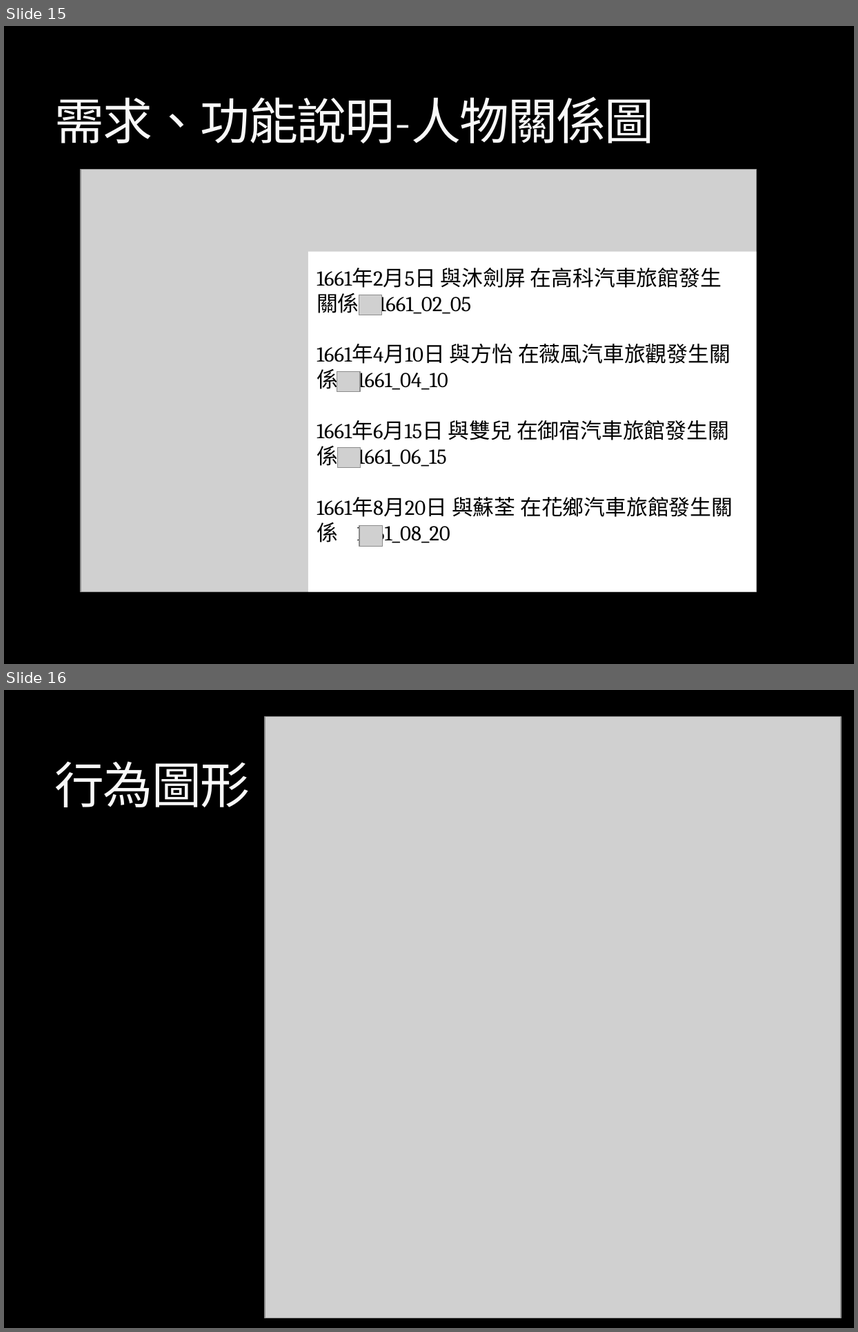
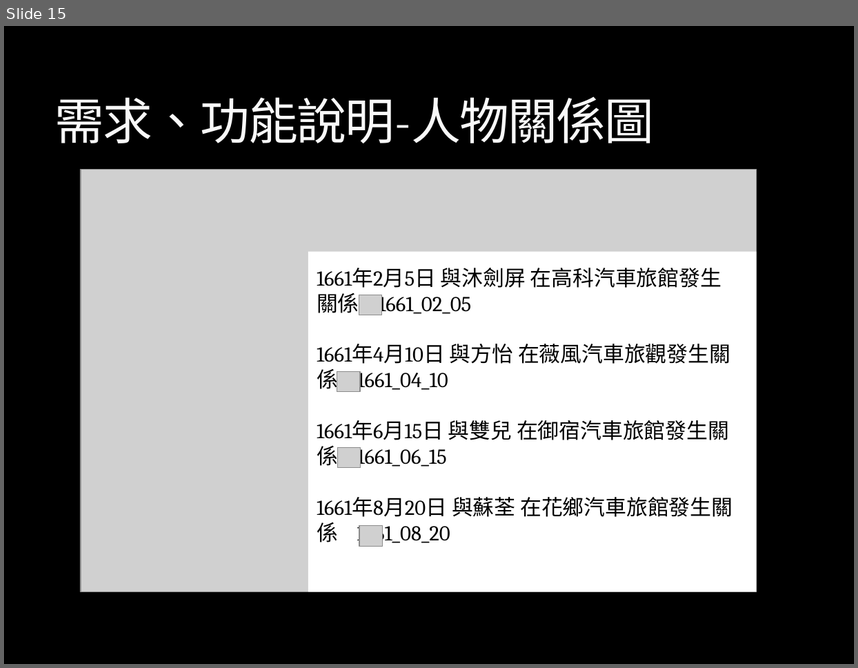
Before and after one commit to Banana-Huang/107_SE_Team11, a slide deck: team11_proposal.pptx. Shown one above the other, each under a label of ours: slides 15 and 16 before the commit, slide 15 after it. The pictures are 858x1332 and 858x668 pixels, drawn with LibreOffice and Linux fonts; fonts in the diff are those of the drawing; grey boxes stand for pictures; background and template pictures are left out. Boxes give left, top, right and bottom in pixels: in the first picture for what was removed or moved away, otherwise in the second. Text is boxed around its words. In the diff, an @@ line names an element or a change of style, - is before the commit and + after.

```diff
--- a/team11_proposal.pptx
+++ b/team11_proposal.pptx
@@ slide 16 removed at [4,690,854,1328], background picture (left out) @@
@@ picture removed at [265,716,842,1317] @@
@@ title removed at [55,761,250,807] @@
-行為圖形
```
Also in this commit, not shown: 7 slides changed, 2 other slides removed, 2 other files.
